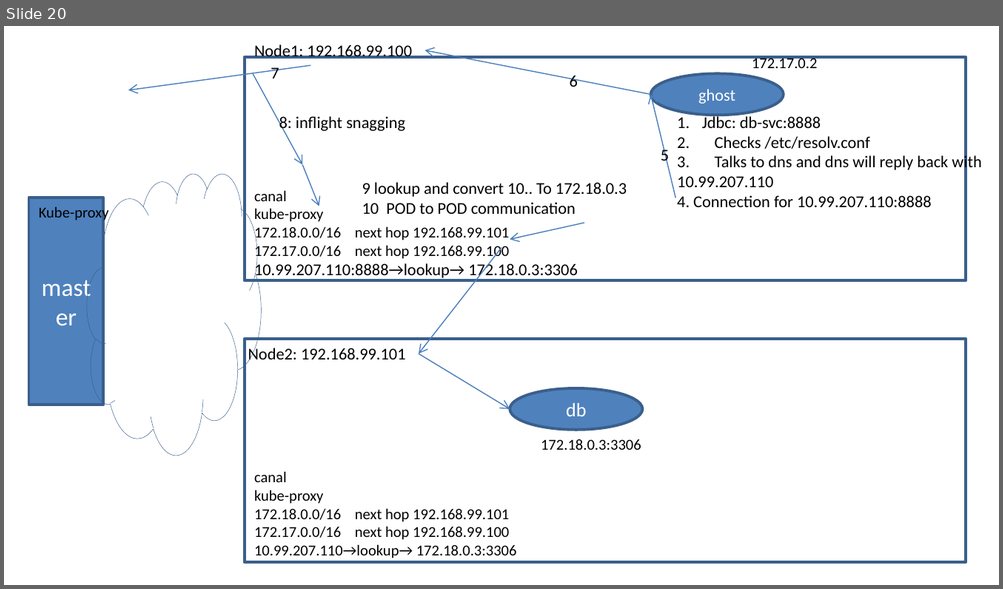
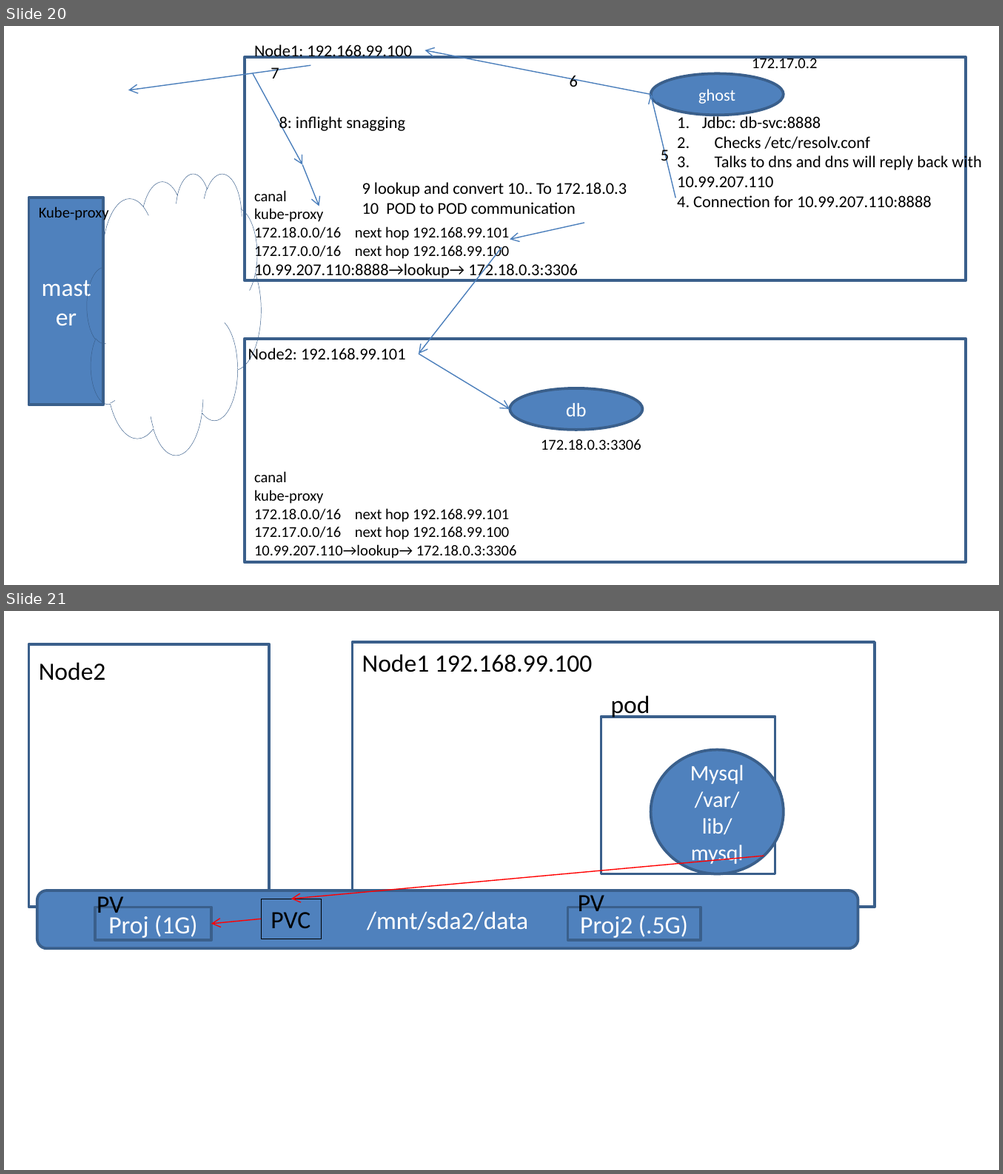
Before and after one commit to AdityaSP/ora-jun10-dock-kube, a slide deck: rough-diag.pptx. Shown one above the other, each under a label of ours: slide 20 before the commit, slides 20 and 21 after it. The pictures are 1003x589 and 1003x1174 pixels, drawn with LibreOffice and Linux fonts; fonts in the diff are those of the drawing. Boxes give left, top, right and bottom in pixels: in the first picture for what was removed or moved away, otherwise in the second. Text is boxed around its words. In the diff, an @@ line names an element or a change of style, - is before the commit and + after.

```diff
--- a/rough-diag.pptx
+++ b/rough-diag.pptx
@@ slide 21 added at (x1=4, y1=611, x2=999, y2=1170), background #FFFFFF @@
@@ rectangle added at (x1=29, y1=644, x2=270, y2=908), outline #3A5F8C 2 pt @@
@@ rectangle added at (x1=352, y1=642, x2=874, y2=908), outline #3A5F8C 2 pt @@
@@ text added at (x1=362, y1=654, x2=592, y2=672), 18 pt, text #000000 @@
+Node1 192.168.99.100
@@ text added at (x1=39, y1=662, x2=106, y2=681), 18 pt, text #000000 @@
+Node2
@@ text added at (x1=611, y1=695, x2=650, y2=718), 18 pt, text #000000 @@
+pod
@@ rectangle added at (x1=600, y1=716, x2=775, y2=874), outline #3A5F8C 2 pt @@
@@ ellipse added at (x1=651, y1=750, x2=782, y2=874), fill #4F81BD, outline #3A5F8C 2 pt, 16 pt, text #FFFFFF @@
+Mysql
+/var/lib/mysql
@@ arrow added from (764, 856) to (291, 900), #FF0000 0.75 pt @@
@@ rounded rectangle added at (x1=37, y1=891, x2=857, y2=948), fill #4F81BD, outline #3A5F8C 2 pt, 18 pt, text #FFFFFF @@
+/mnt/sda2/data
@@ text added at (x1=96, y1=897, x2=123, y2=920), 18 pt, text #000000 @@
+PV
@@ text added at (x1=578, y1=891, x2=604, y2=918), 18 pt, text #000000 @@
+PV
@@ rectangle added at (x1=96, y1=908, x2=212, y2=940), fill #4F81BD, outline #3A5F8C 2 pt, 18 pt, text #FFFFFF @@
+Proj (1G)
@@ arrow added from (261, 920) to (211, 924), #FF0000 0.75 pt @@
@@ rectangle added at (x1=261, y1=900, x2=321, y2=940), outline #000000 0.25 pt, 18 pt, text #000000 @@
+PVC
@@ rectangle added at (x1=568, y1=908, x2=700, y2=940), fill #4F81BD, outline #3A5F8C 2 pt, 18 pt, text #FFFFFF @@
+Proj2 (.5G)
```
Also in this commit, not shown: 1 slide changed, 1 other slide added, 45 other files.
